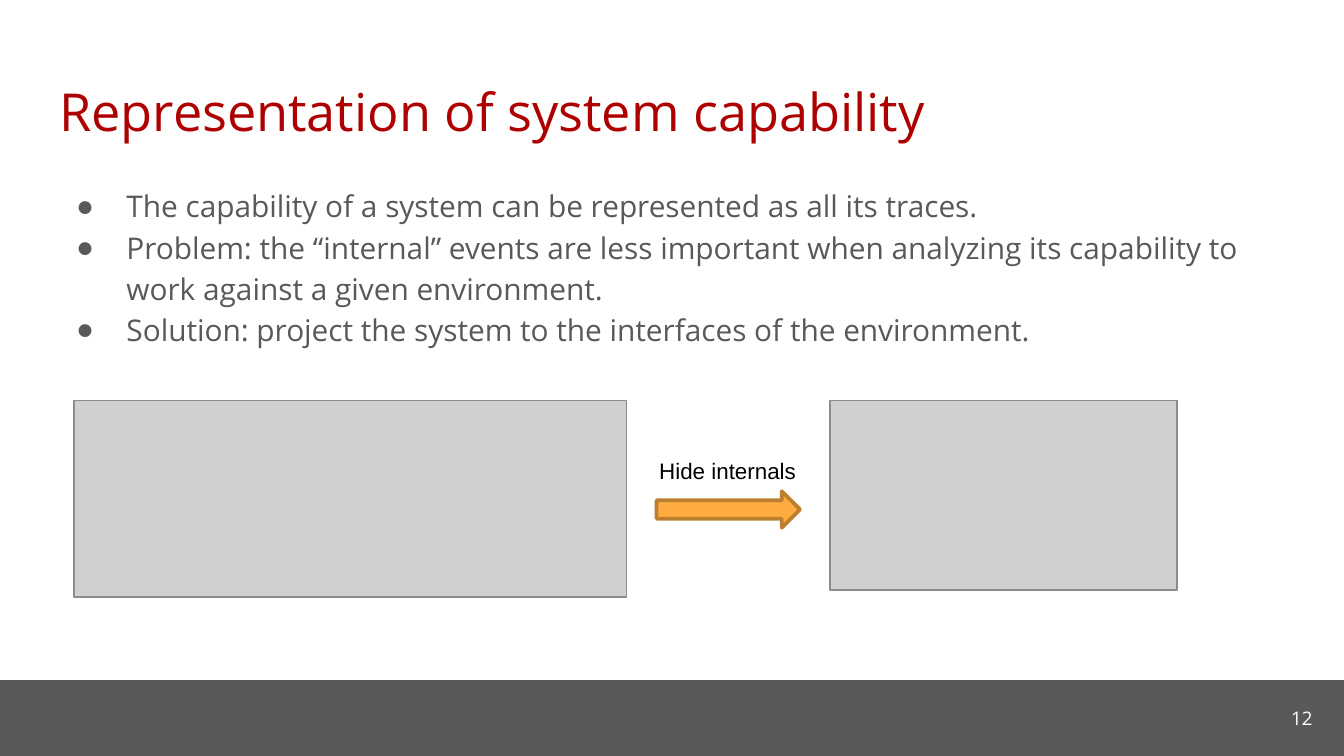
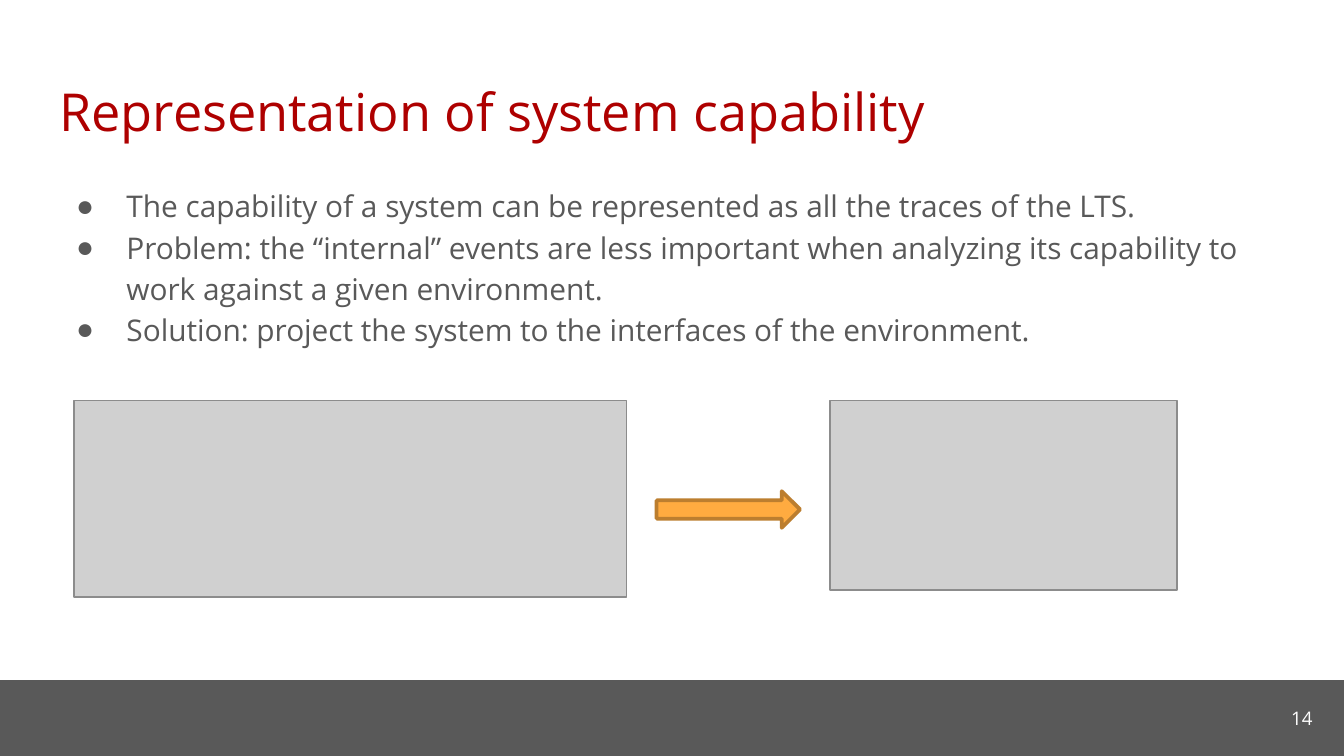
Before and after one commit to cmu-soda/Robustness, a slide deck: slide 14 of Robustness.pptx (slide 12 before the commit). Drawn at 1344x756 pixels with LibreOffice and Linux fonts; fonts in the diff are those of the drawing; grey boxes stand for pictures; background and template pictures are left out. Boxes give left, top, right and bottom in pixels: in the first picture for what was removed or moved away, otherwise in the second. Text is boxed around its words. In the diff, an @@ line names an element or a change of style, - is before the commit and + after.

```diff
--- a/Robustness.pptx
+++ b/Robustness.pptx
@@ text at bbox=[126, 194, 1135, 224]: text changed @@
-● The capability of a system can be represented as all its traces.
+● The capability of a system can be represented as all the traces of the LTS.
@@ text removed at bbox=[659, 462, 796, 480] @@
-Hide internals
@@ page number at bbox=[1291, 711, 1312, 725]: text changed @@
-12
+14
```
Also in this commit, not shown: 5 other slides changed, 3 slides added, 1 slide removed.
